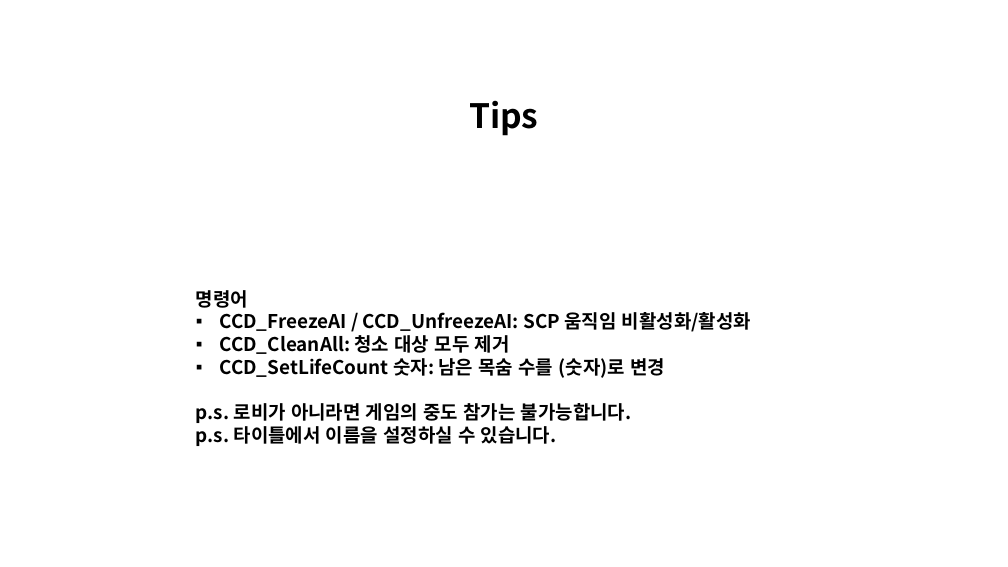
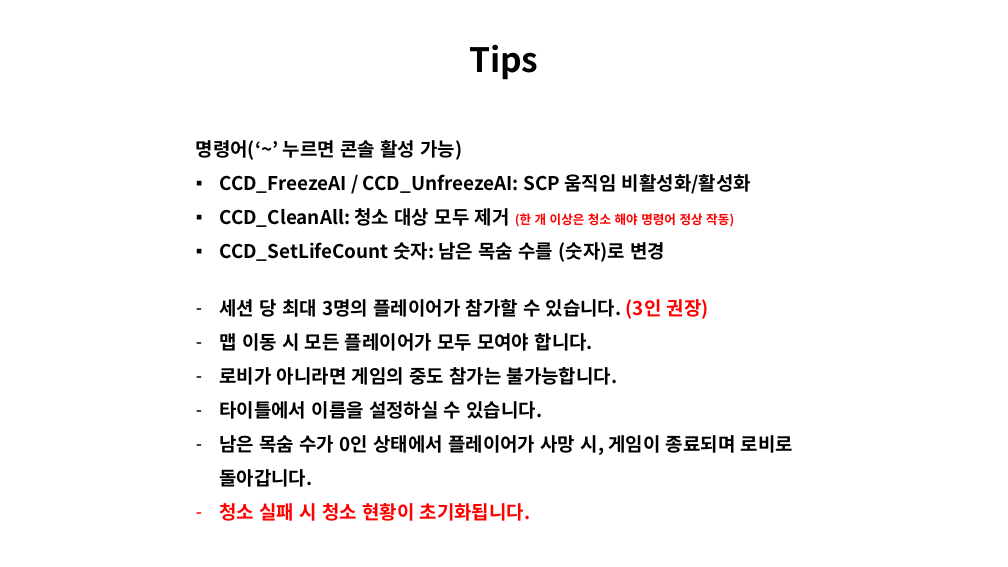
Before and after one commit to CrograNM/_CCD, a slide deck: slide 1 of 문서/CCD 설명서.pptx (slide 9 before the commit). Drawn at 1008x567 pixels with LibreOffice and Linux fonts; fonts in the diff are those of the drawing; background and template pictures are left out. Boxes give left, top, right and bottom in pixels: in the first picture for what was removed or moved away, otherwise in the second. Text is boxed around its words. In the diff, an @@ line names an element or a change of style, - is before the commit and + after.

```diff
--- a/문서/CCD 설명서.pptx
+++ b/문서/CCD 설명서.pptx
@@ text "Tips": place and size @@
-text "Tips" at (469,100,538,136)
+text "Tips" at (469,44,538,80)
@@ text "명령어(‘~’ 누르면 콘솔 활성 가능)": place and size @@
-text "명령어(‘~’ 누르면 콘솔 활성 가능)" at (196,290,751,446)
+text "명령어(‘~’ 누르면 콘솔 활성 가능)" at (196,140,793,521)
@@ text at (196,140,462,160): text changed @@
-명령어
+명령어(‘~’ 누르면 콘솔 활성 가능)
@@ text at (219,174,751,262): line spacing 1 to 1.5 @@
@@ text at (219,208,734,227): text changed @@
-▪ CCD_CleanAll: 청소 대상 모두 제거
+▪ CCD_CleanAll: 청소 대상 모두 제거 (한 개 이상은 청소 해야 명령어 정상 작동)
@@ text at (219,299,793,521): text changed @@
-p.s. 로비가 아니라면 게임의 중도 참가는 불가능합니다.
-p.s. 타이틀에서 이름을 설정하실 수 있습니다.
+– 세션 당 최대 3명의 플레이어가 참가할 수 있습니다. (3인 권장)
+– 맵 이동 시 모든 플레이어가 모두 모여야 합니다.
+– 로비가 아니라면 게임의 중도 참가는 불가능합니다.
+– 타이틀에서 이름을 설정하실 수 있습니다.
+– 남은 목숨 수가 0인 상태에서 플레이어가 사망 시, 게임이 종료되며 로비로 돌아갑니다.
+– 청소 실패 시 청소 현황이 초기화됩니다.
```
Also in this commit, not shown: 1 other file.
